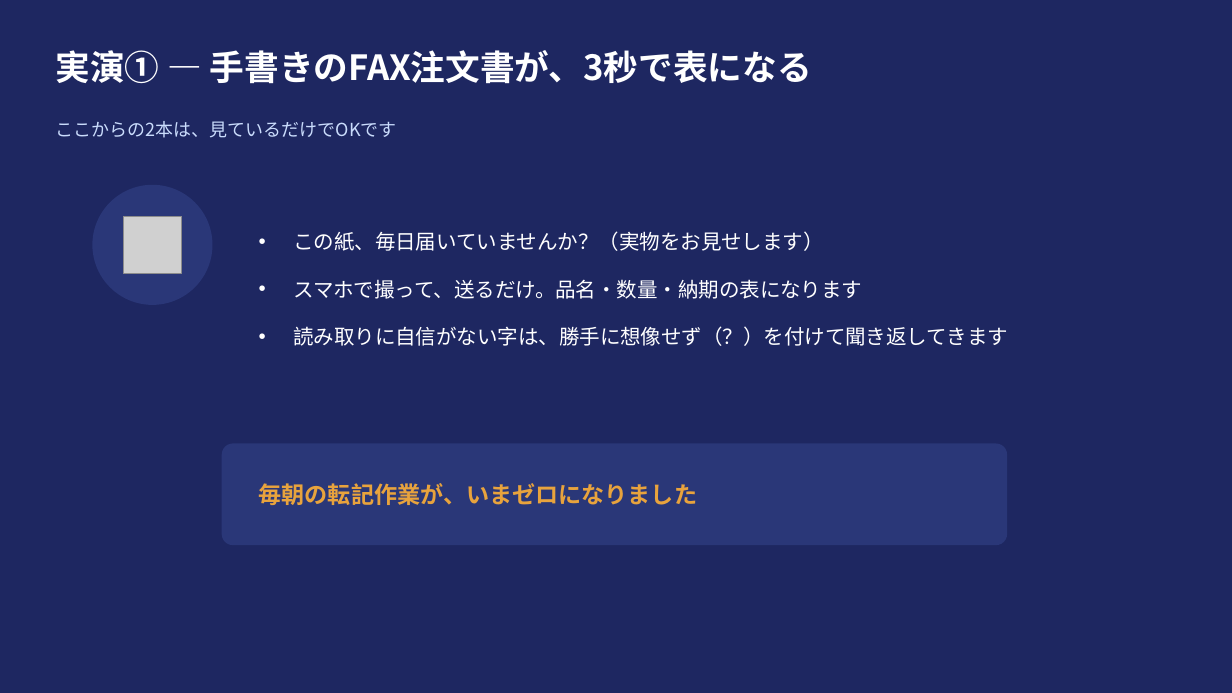
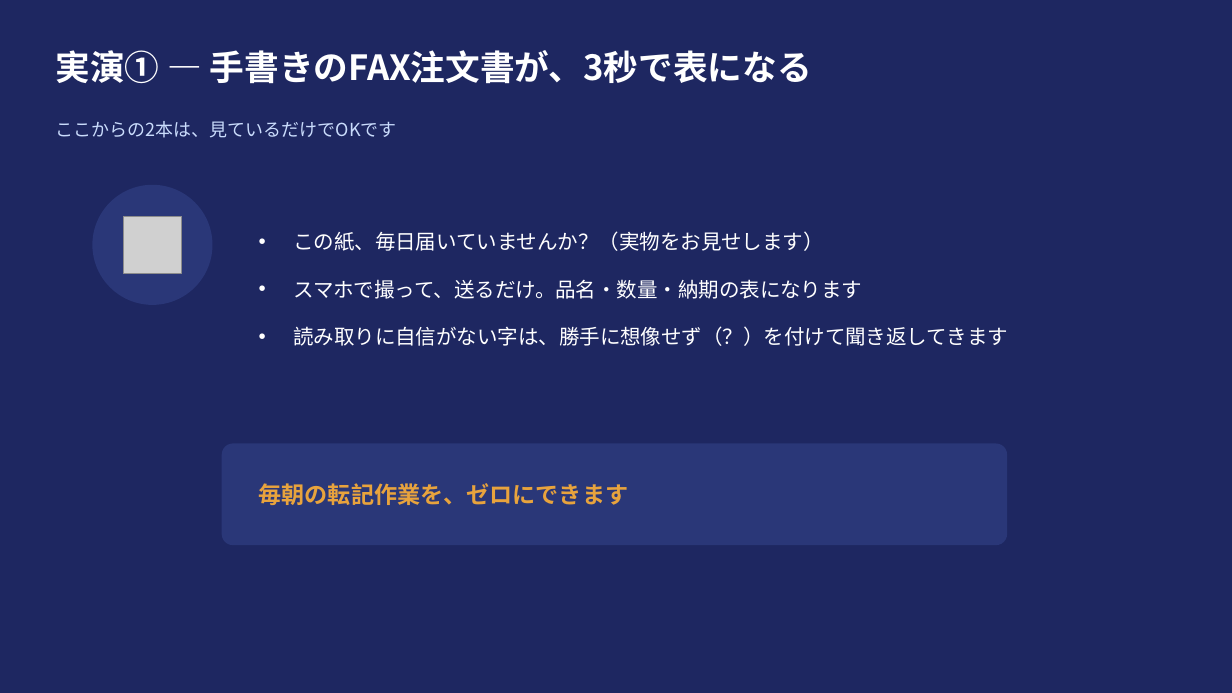
Before and after one commit to mochamofu/ai-lecture, a slide deck: slide 16 of docs/seminar/seminar-video-content.pptx. Drawn at 1232x693 pixels with LibreOffice and Linux fonts; fonts in the diff are those of the drawing; grey boxes stand for pictures. Boxes give left, top, right and bottom in pixels: in the first picture for what was removed or moved away, otherwise in the second. Text is boxed around its words. In the diff, an @@ line names an element or a change of style, - is before the commit and + after.

```diff
--- a/docs/seminar/seminar-video-content.pptx
+++ b/docs/seminar/seminar-video-content.pptx
@@ text at (x1=259, y1=483, x2=629, y2=505): text changed @@
-毎朝の転記作業が、いまゼロになりました
+毎朝の転記作業を、ゼロにできます
```
Also in this commit, not shown: 4 other slides changed, 7 other files.
